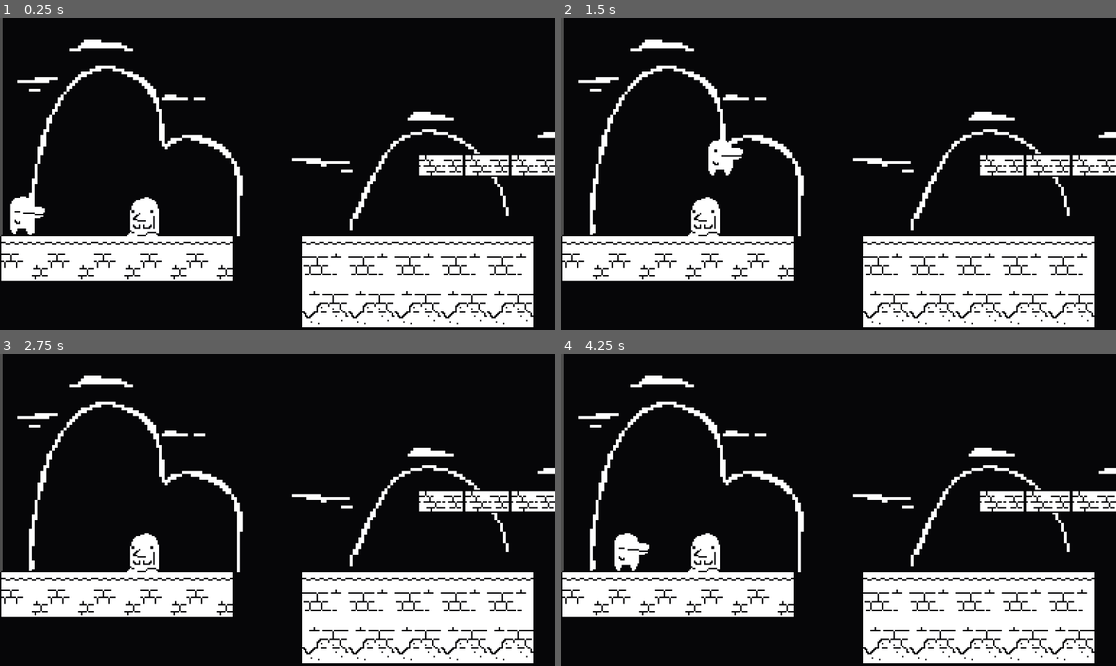
Above: before the commit, frames 1-4 (two rows, left to right).
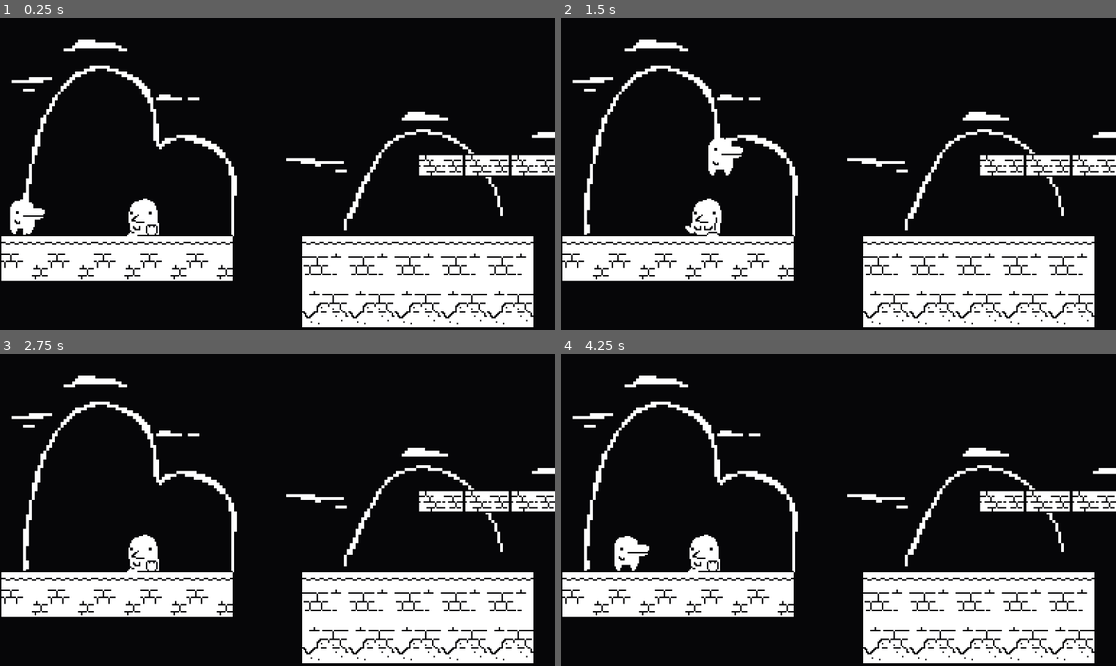
Above: after the commit, the same moments.

Repository: ConradECz/1-Bit-Jam
Game: Godot game, scene res://Scenes/main_game.tscn
Same seed, same stepped clock (60 frames per second), same inputs: the game is played once before the commit and once after it.
Inputs:
- Up to frame 1 (0.25 s): no input
- Up to frame 2 (1.5 s): hold D (move_right) from 0.53 s (still down); tap W (jump) at 0.77 s
- Up to frame 3 (2.75 s): tap W (jump) at 1.52 s; release D (move_right) at 2.03 s; hold A (move_left) from 2.03 s (still down)
- Up to frame 4 (4.25 s): release A (move_left) at 2.78 s; hold D (move_right) from 2.78 s (still down); tap W (jump) at 3.02, 3.77 s

The runs differ from the first frame. In frame 1, 3.9% of the frame differs, in the area x 0-98%, y 0-70%; in frame 2, 4.0%; in frame 3, 4.0%; in frame 4, 4.1%.

Commit message:
Fixed anim on Enemy Peng

Diff:
--- a/Scenes/enemy_penguin.tscn
+++ b/Scenes/enemy_penguin.tscn
@@ -1,27 +1,30 @@
 [gd_scene load_steps=9 format=3 uid="uid://0v4n8vo1syn1"]
 
-[ext_resource type="Texture2D" uid="uid://b011rlxwce0xy" path="res://Art/Penguin/Peng Walking.png" id="1_e0rqs"]
+[ext_resource type="Texture2D" uid="uid://y2po0vfj8go6" path="res://Art/Penguin/Peng Walking.png" id="1_e0rqs"]
 [ext_resource type="PackedScene" uid="uid://bb2m71na1808" path="res://Scenes/killzone.tscn" id="2_3dhal"]
+
+[sub_resource type="AtlasTexture" id="AtlasTexture_3dhal"]
+atlas = ExtResource("1_e0rqs")
+region = Rect2(0, 0, 32, 32)
 
 [sub_resource type="AtlasTexture" id="AtlasTexture_v8y5j"]
 atlas = ExtResource("1_e0rqs")
-region = Rect2(0, 0, 32, 32)
+region = Rect2(32, 0, 32, 32)
 
 [sub_resource type="AtlasTexture" id="AtlasTexture_04bpu"]
 atlas = ExtResource("1_e0rqs")
-region = Rect2(32, 0, 32, 32)
+region = Rect2(64, 0, 32, 32)
 
 [sub_resource type="AtlasTexture" id="AtlasTexture_wxi0p"]
-atlas = ExtResource("1_e0rqs")
-region = Rect2(64, 0, 32, 32)
-
-[sub_resource type="AtlasTexture" id="AtlasTexture_t7x84"]
 atlas = ExtResource("1_e0rqs")
 region = Rect2(96, 0, 32, 32)
 
 [sub_resource type="SpriteFrames" id="SpriteFrames_x2evb"]
 animations = [{
 "frames": [{
+"duration": 1.0,
+"texture": SubResource("AtlasTexture_3dhal")
+}, {
 "duration": 1.0,
 "texture": SubResource("AtlasTexture_v8y5j")
 }, {
@@ -30,9 +33,6 @@
 }, {
 "duration": 1.0,
 "texture": SubResource("AtlasTexture_wxi0p")
-}, {
-"duration": 1.0,
-"texture": SubResource("AtlasTexture_t7x84")
 }],
 "loop": true,
 "name": &"Walking",
@@ -49,7 +49,8 @@
 sprite_frames = SubResource("SpriteFrames_x2evb")
 animation = &"Walking"
 autoplay = "Walking"
-frame_progress = 0.43809095
+frame = 3
+frame_progress = 0.103793256
 
 [node name="Killzone" parent="AnimatedSprite2D" instance=ExtResource("2_3dhal")]
 collision_layer = 4
--- a/Scenes/main_game.tscn
+++ b/Scenes/main_game.tscn
@@ -47,7 +47,7 @@
 
 [node name="Background Layer" type="TileMapLayer" parent="."]
 show_behind_parent = true
-position = Vector2(-279, -171)
+position = Vector2(-283, -171)
 scale = Vector2(2, 2)
 tile_map_data = PackedByteArray("AAAMAAUAAAAAAAQAAAASAAYAAAAGAAYAAAAJAAgAAAAAAAoAAAAJAAkAAAAAAAoAAAAJAAoAAAAAAAoAAAAKAA …(800 unchanged characters)…
 tile_set = SubResource("TileSet_bb2iq")
--- a/Scenes/player.tscn
+++ b/Scenes/player.tscn
@@ -51,7 +51,7 @@
 sprite_frames = SubResource("SpriteFrames_f60y1")
 animation = &"Idle"
 autoplay = "Idle"
-frame_progress = 0.7533408
+frame_progress = 0.4645805
 
 [node name="CollisionShape2D" type="CollisionShape2D" parent="."]
 position = Vector2(0, -11)
Binary file changed: Art/Penguin/Peng Walking.png
Not shown, changed: Art/Penguin/Peng Walking.png.import
